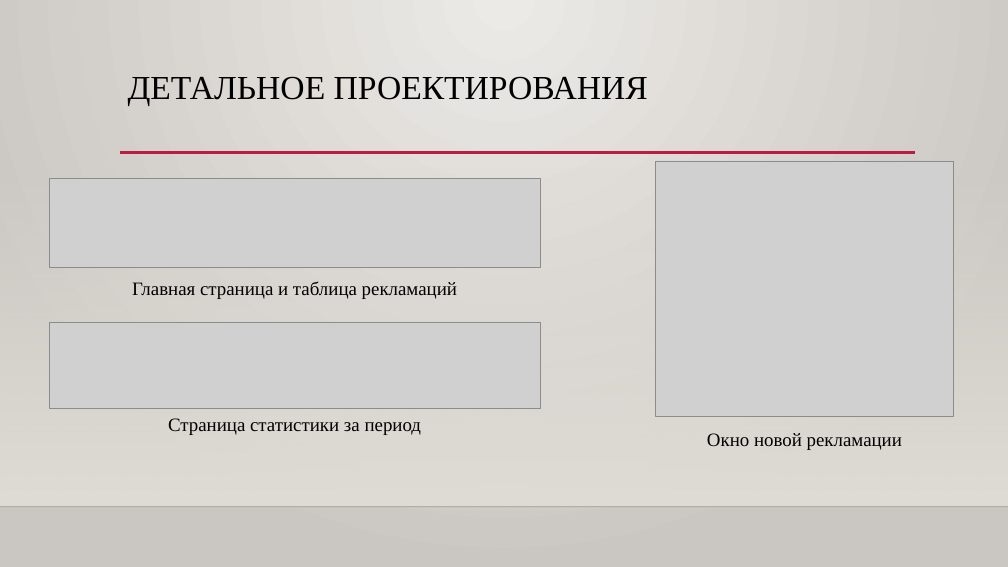
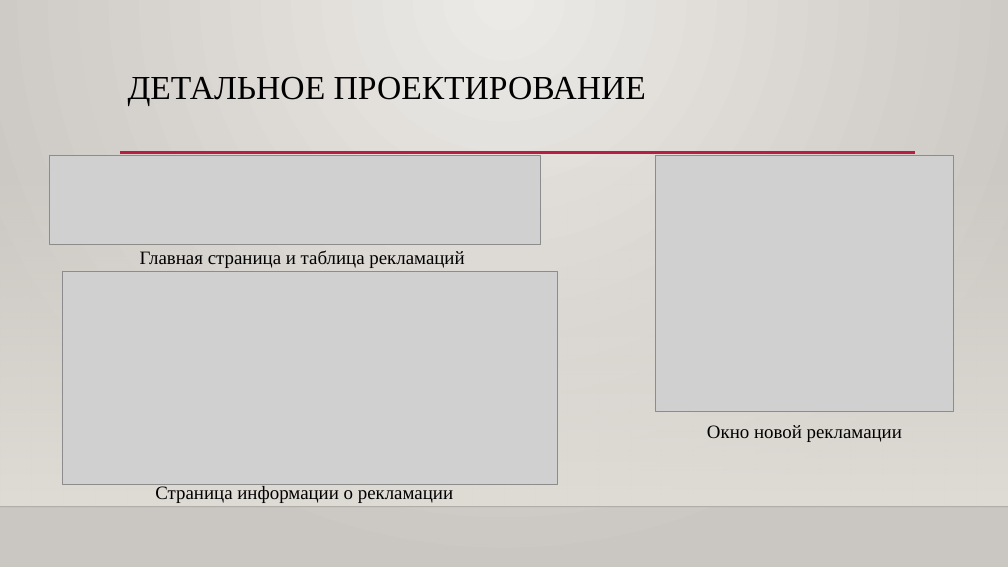
Before and after one commit to IlyaMAstat/Diplom, a slide deck: slide 4 of Presentation Markin Diplom.pptx. Drawn at 1008x567 pixels with LibreOffice and Linux fonts; fonts in the diff are those of the drawing; grey boxes stand for pictures; background and template pictures are left out. Boxes give left, top, right and bottom in pixels: in the first picture for what was removed or moved away, otherwise in the second. Text is boxed around its words. In the diff, an @@ line names an element or a change of style, - is before the commit and + after.

```diff
--- a/Presentation Markin Diplom.pptx
+++ b/Presentation Markin Diplom.pptx
@@ title at <box>128,76,646,105</box>: text changed @@
-ДЕТАЛЬНОЕ ПРОЕКТИРОВАНИЯ
+ДЕТАЛЬНОЕ ПРОЕКТИРОВАНИЕ
@@ picture: place and size @@
-picture at <box>49,178,541,268</box>
+picture at <box>49,156,541,245</box>
@@ picture: place and size @@
-picture at <box>656,161,954,417</box>
+picture at <box>656,156,954,411</box>
@@ text "Главная страница и таблица рекламаций": place and size @@
-text "Главная страница и таблица рекламаций" at <box>132,281,457,299</box>
+text "Главная страница и таблица рекламаций" at <box>140,250,464,268</box>
@@ picture added at <box>62,271,558,485</box> @@
@@ picture removed at <box>49,322,541,409</box> @@
@@ text removed at <box>168,418,422,435</box> @@
-Страница статистики за период
@@ text "Окно новой рекламации": place and size @@
-text "Окно новой рекламации" at <box>707,433,902,450</box>
+text "Окно новой рекламации" at <box>707,425,902,442</box>
@@ text added at <box>155,486,453,503</box>, 18 pt, text #000000 @@
+Страница информации о рекламации
```
Also in this commit, not shown: 3 other slides changed, 1 slide added, 2 slides removed, 2 other files.
